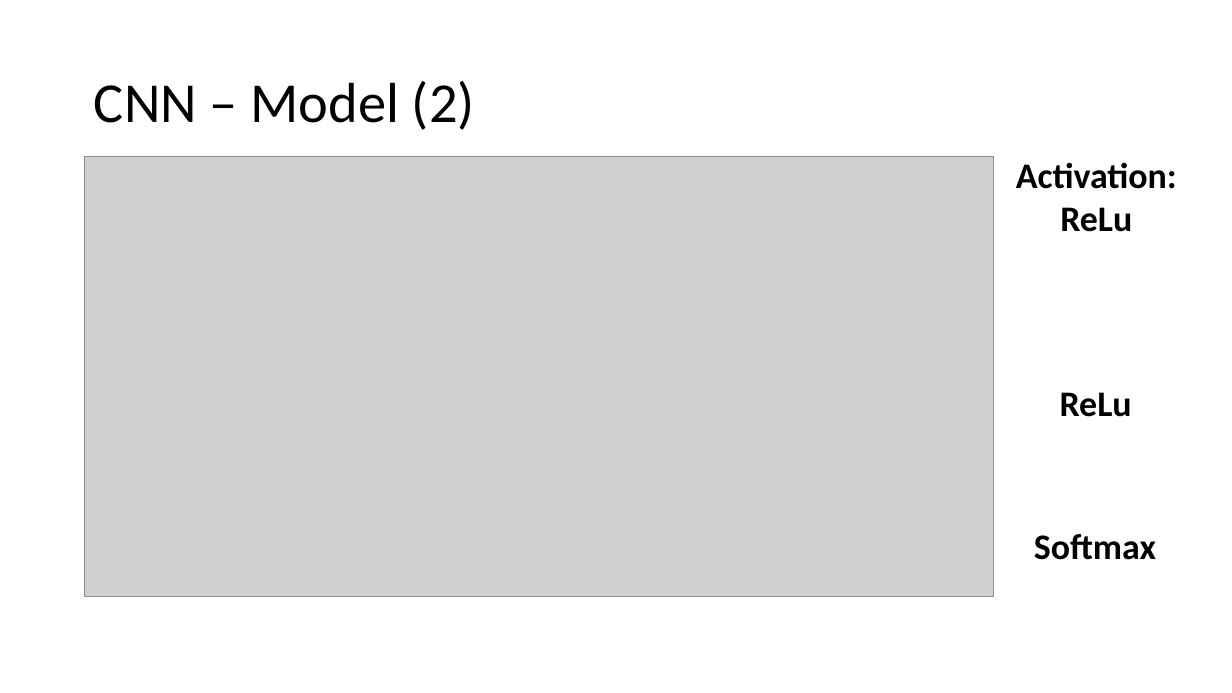
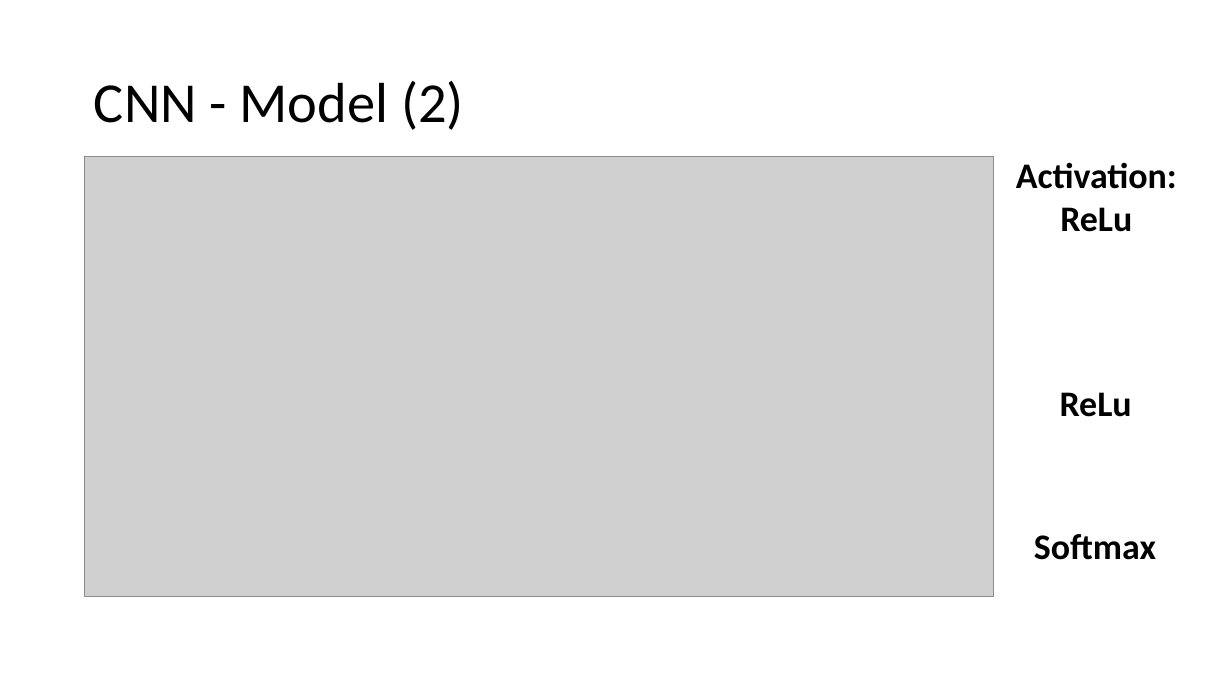
Before and after one commit to ageinpee/ComputerVision, a slide deck: slide 9 of project/Präsentation CV-Prak [Di].pptx. Drawn at 1232x693 pixels with LibreOffice and Linux fonts; fonts in the diff are those of the drawing; grey boxes stand for pictures. Boxes give left, top, right and bottom in pixels: in the first picture for what was removed or moved away, otherwise in the second. Text is boxed around its words. In the diff, an @@ line names an element or a change of style, - is before the commit and + after.

```diff
--- a/project/Präsentation CV-Prak [Di].pptx
+++ b/project/Präsentation CV-Prak [Di].pptx
@@ title at [94, 81, 464, 130]: text changed @@
-CNN – Model (2)
+CNN - Model (2)
```
Also in this commit, not shown: 5 other slides changed.
